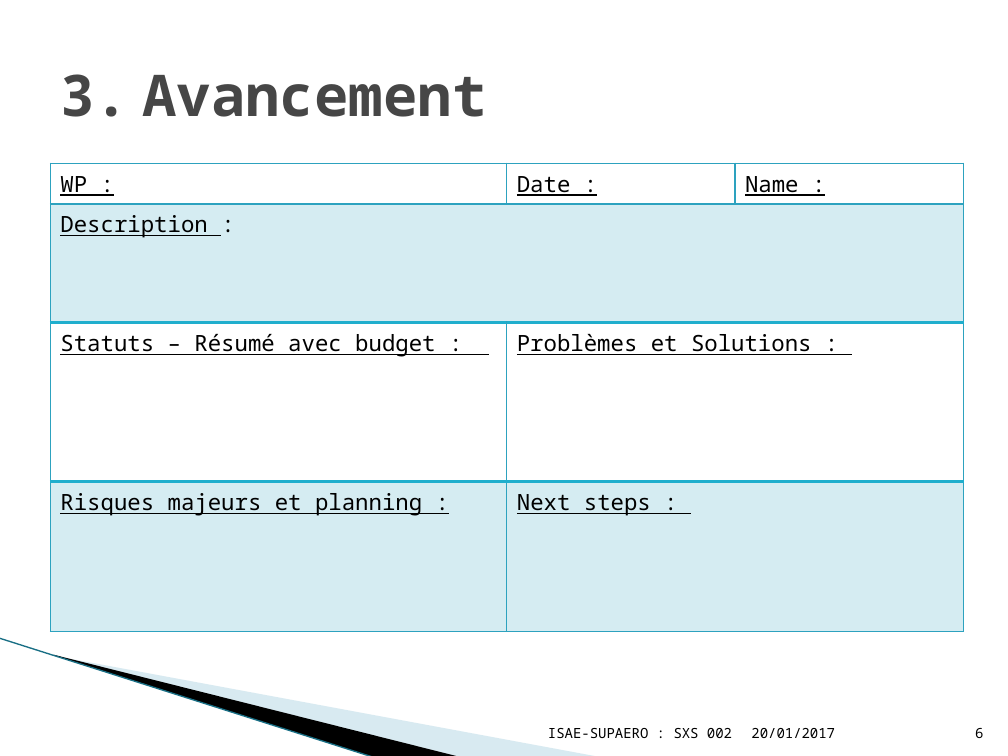
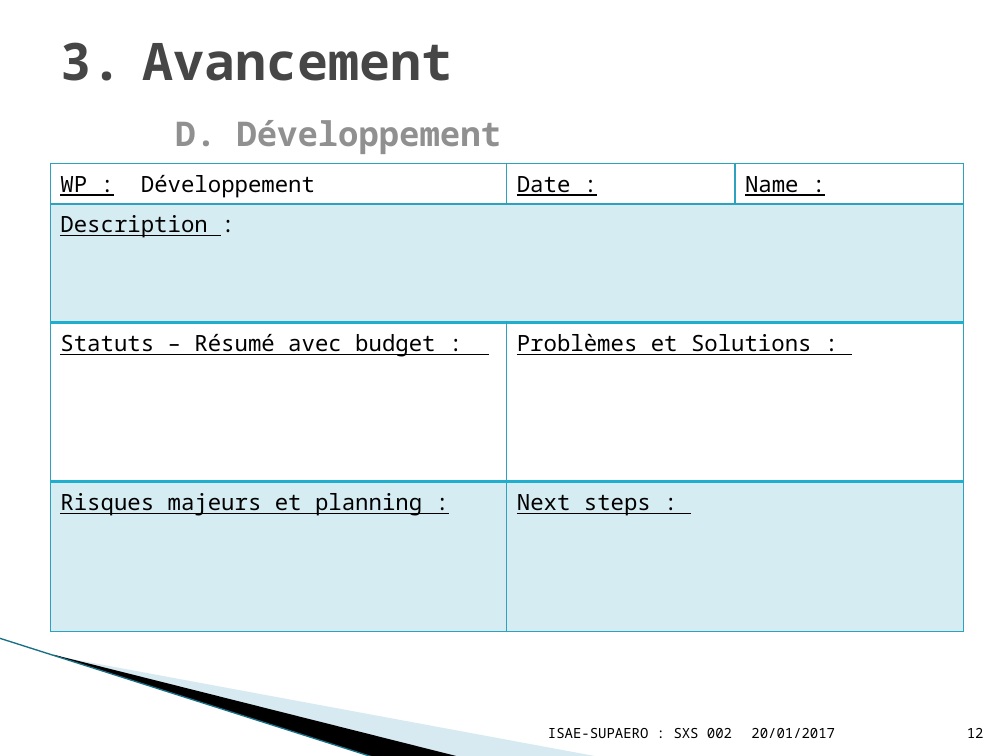
Before and after one commit to YuanxiangFranck/PIE_ISAE_Essais_Vol, a slide deck: slide 12 of gestion_projet/Project_Review03022017.pptx (slide 6 before the commit). Drawn at 1008x756 pixels with LibreOffice and Linux fonts; fonts in the diff are those of the drawing; background and template pictures are left out. Boxes give left, top, right and bottom in pixels: in the first picture for what was removed or moved away, otherwise in the second. Text is boxed around its words. In the diff, an @@ line names an element or a change of style, - is before the commit and + after.

```diff
--- a/gestion_projet/Project_Review03022017.pptx
+++ b/gestion_projet/Project_Review03022017.pptx
@@ title at box(142, 43, 502, 154): text changed; size 41 to 24.3 pt; text colour #464646 to #909090 @@
-3. Avancement
+3. Avancement
+   D. Développement
@@ table at box(50, 163, 963, 631) @@
-row 1, column 1: WP :
+row 1, column 1: WP : Développement
@@ page number at box(967, 728, 984, 738): text changed @@
-6
+12
```
Also in this commit, not shown: 3 other slides changed, 7 slides added, 3 other files.
